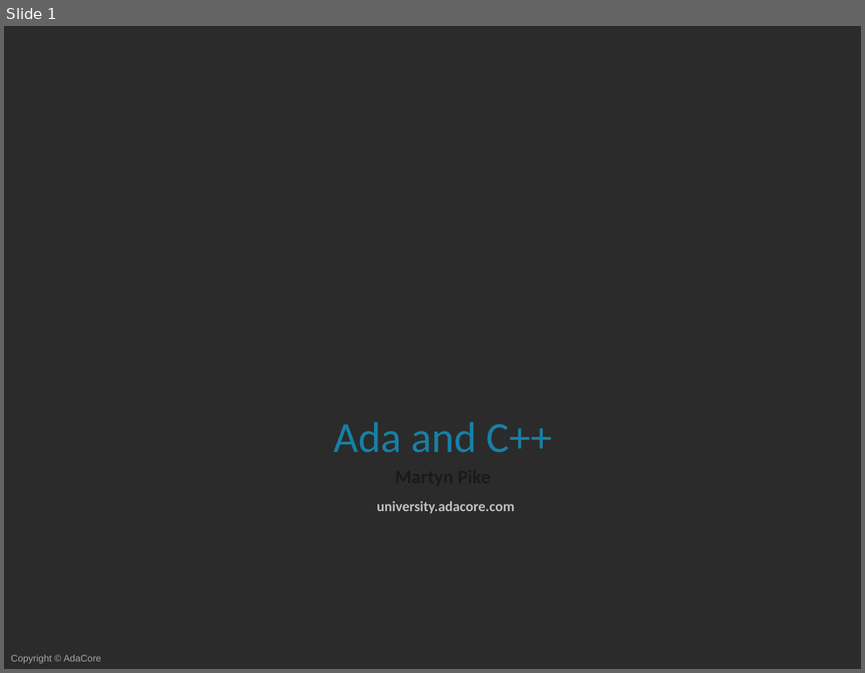
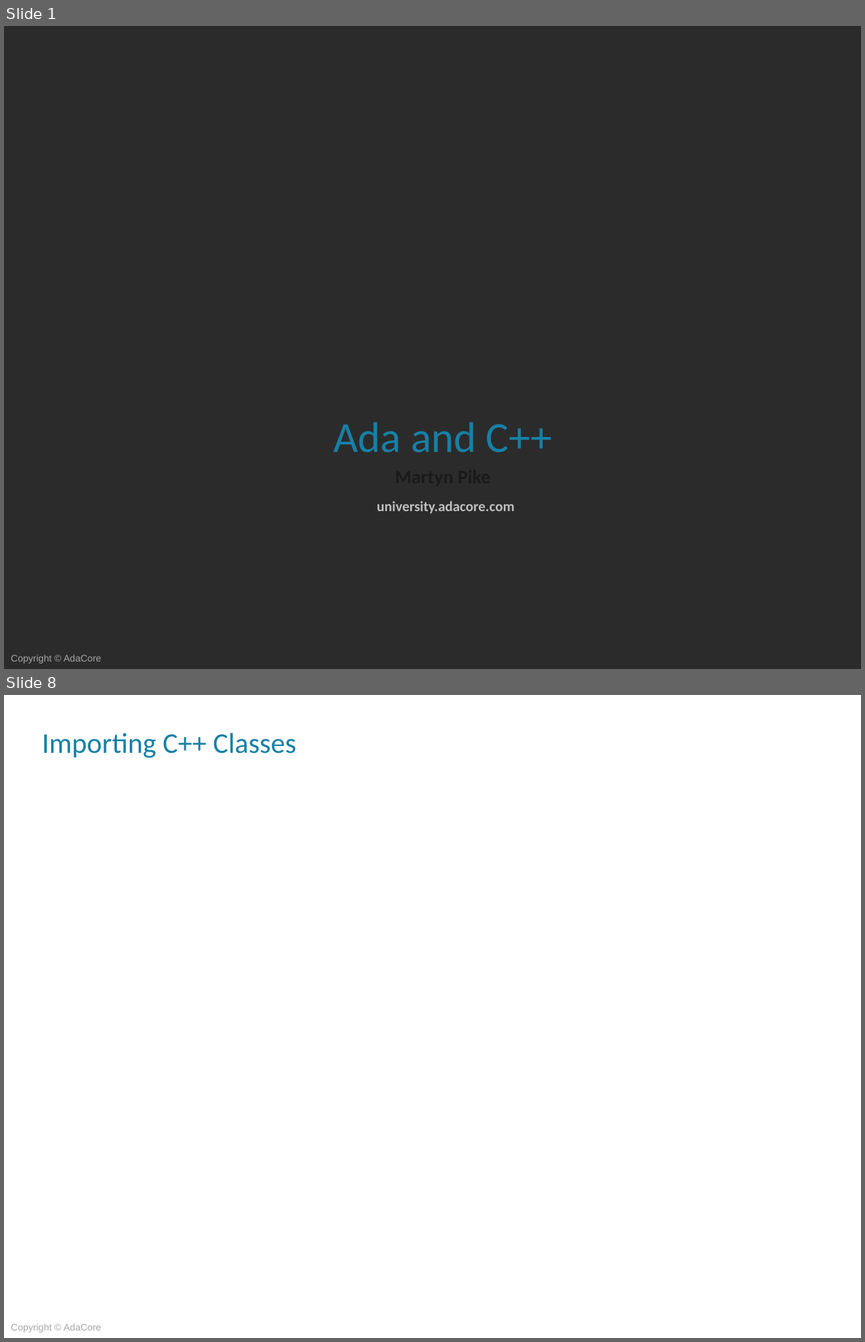
Before and after one commit to AdaCoreU/Courses, a slide deck: lectures/04_Mixed_Language_Programming_In_Ada/03_Ada_and_C++/Slides/03_Ada_and_C++.pptx. Shown one above the other, each under a label of ours: slide 1 before the commit, slides 1 and 8 after it; the slides between them are not shown. The pictures are 865x673 and 865x1342 pixels, drawn with LibreOffice and Linux fonts; fonts in the diff are those of the drawing; background and template pictures are left out; a plain dark background stands for a picture behind light text. Boxes give left, top, right and bottom in pixels: in the first picture for what was removed or moved away, otherwise in the second. Text is boxed around its words. In the diff, an @@ line names an element or a change of style, - is before the commit and + after.

```diff
--- a/lectures/04_Mixed_Language_Programming_In_Ada/03_Ada_and_C++/Slides/03_Ada_and_C++.pptx
+++ b/lectures/04_Mixed_Language_Programming_In_Ada/03_Ada_and_C++/Slides/03_Ada_and_C++.pptx
@@ slide 8 added at (4, 695, 861, 1338), background picture (left out); not listed: 1 template element that a slide beside it also shows @@
@@ title added at (42, 732, 296, 758), 24 pt, text #1780A6 @@
+Importing C++ Classes
```
Also in this commit, not shown: 7 other slides added, 1 slide removed.
